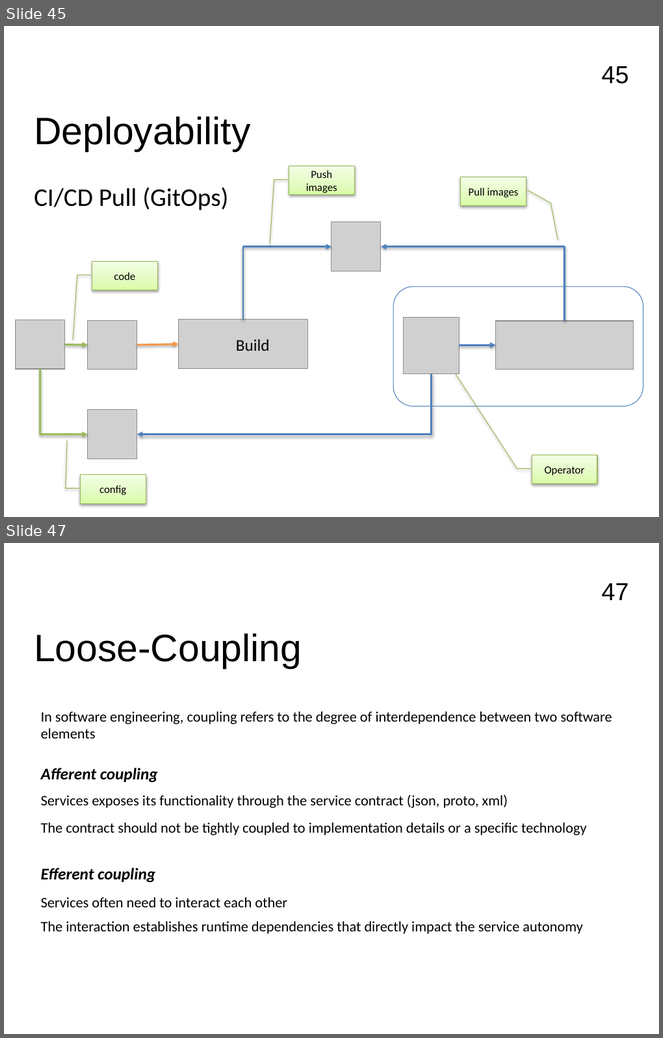
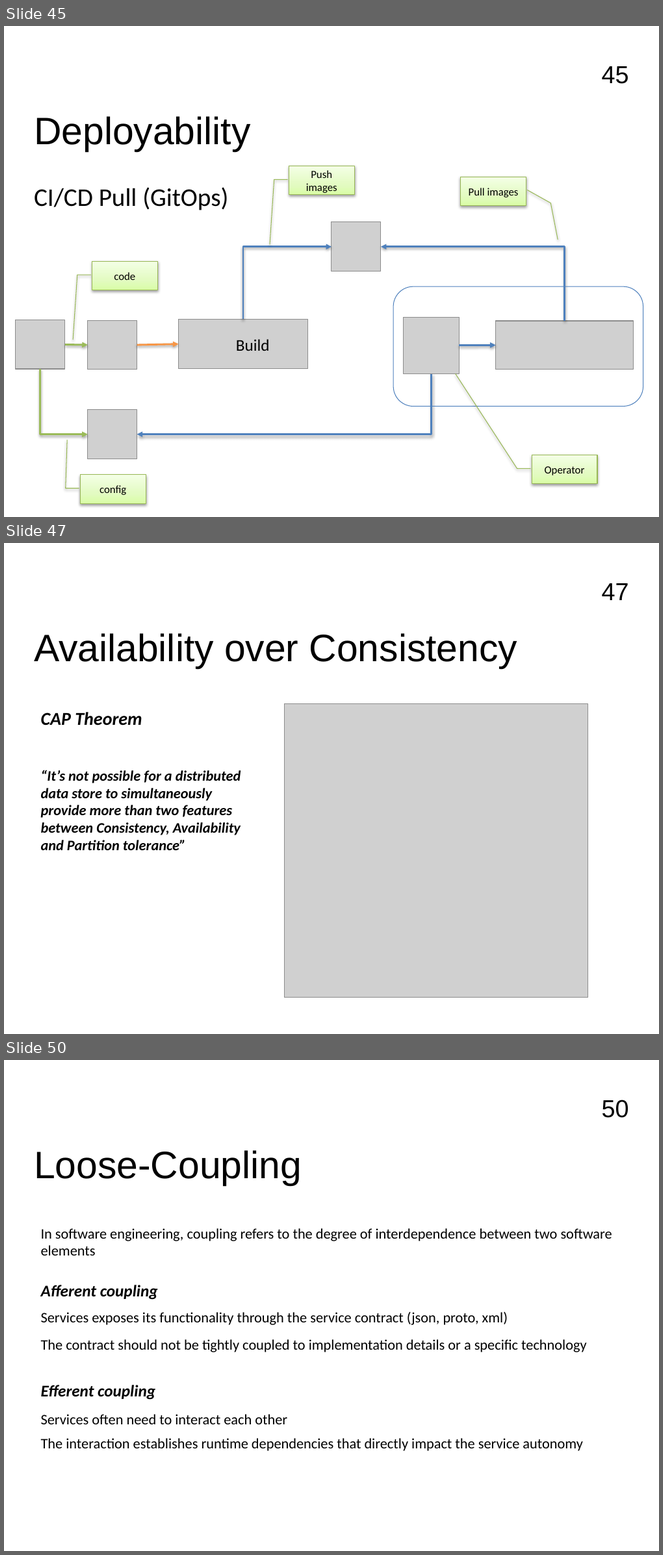
Before and after one commit to FrancoMelandri/SOLID, a slide deck: docs/solid.pptx. Shown one above the other, each under a label of ours: slides 45 and 47 before the commit, slides 45, 47 and 50 after it; the slides between them are not shown. The pictures are 663x1038 and 663x1555 pixels, drawn with LibreOffice and Linux fonts; fonts in the diff are those of the drawing; grey boxes stand for pictures. Boxes give left, top, right and bottom in pixels: in the first picture for what was removed or moved away, otherwise in the second. Text is boxed around its words. In the diff, an @@ line names an element or a change of style, - is before the commit and + after.

Commit message:
introducing availability over consistency chapter

```diff
--- a/docs/solid.pptx
+++ b/docs/solid.pptx
@@ slide 47 added at bbox=[4, 543, 659, 1034], background #FFFFFF; not listed: 1 template element that a slide beside it also shows @@
@@ text added at bbox=[34, 633, 518, 668], 42 pt, text #000000 @@
+Availability over Consistency
@@ text added at bbox=[41, 712, 142, 726], 20 pt, text #000000, bold, italic @@
+CAP Theorem
@@ picture added at bbox=[284, 704, 588, 998] @@
@@ text added at bbox=[41, 770, 241, 850], 16 pt, text #000000, bold, italic @@
+“It’s not possible for a distributed data store to simultaneously provide more than two features between Consistency, Availability and Partition tolerance”
@@ what was slide 47 is now slide 50 @@
@@ page number at bbox=[602, 1100, 629, 1118]: text changed @@
-47
+50
```
Also in this commit, not shown: 1 slide changed, 2 other slides added.
